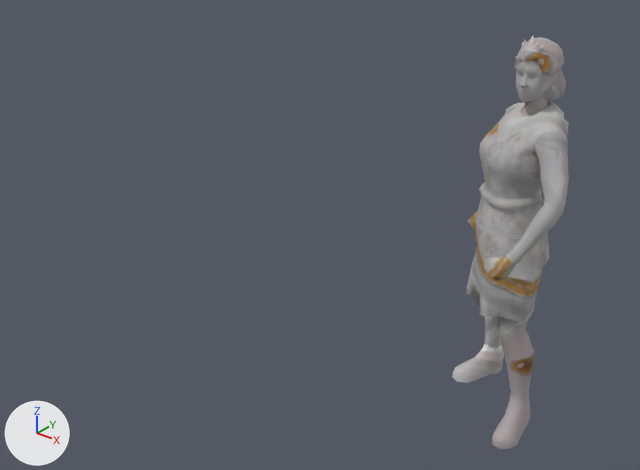
The glTF model public/assets/unit-models/83-atalanta.glb: old version first, new version second.
Before and after are seen from a camera (50 mm lens) standing at (1.86, -4.01, 3.18) and looking at (-0.72, -0.79, 1.19). Every picture has the same lights, and +X, +Y and +Z are marked at lower left. The picture after the commit comes second. Vertices at exactly the same position are counted once.
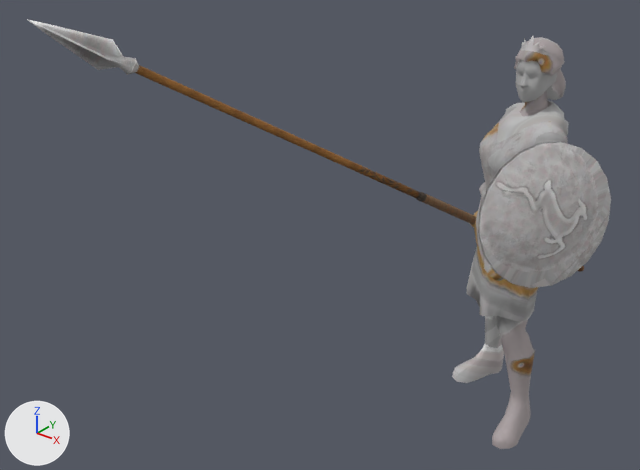
Changed parts and their boxes (x1, y1, x2, y2) in the pictures (640 x 470 px):
'Mesh_0', reshaped (395% wider)
    before: (452, 36, 569, 449)
    after: (28, 20, 611, 449)
part 1 of me_mesh_0, added
    after: (478, 142, 611, 288)
part 2 of me_mesh_0, added
    after: (28, 20, 584, 272)

The change, as a diff of the scene's bpy script:
```diff
--- a/public/assets/unit-models/83-atalanta.glb.py
+++ b/public/assets/unit-models/83-atalanta.glb.py
@@ img_image_1 @@
+img_image_1 = load_image('Image_1', '_unpacked/Image_1', 512, 512, 'sRGB')
@@ img_image_2 @@
+img_image_2 = load_image('Image_2', '_unpacked/Image_2', 512, 512, 'sRGB')
@@ mat_material_1 @@
+mat_material_1 = principled_material('Material_1')
+mat_material_1.texture = img_image_1
+mat_material_1.metallic = 0.05
+mat_material_1.roughness = 0.85
@@ mat_material_2 @@
+mat_material_2 = principled_material('Material_2')
+mat_material_2.texture = img_image_2
+mat_material_2.metallic = 0.05
+mat_material_2.roughness = 0.85
@@ me_mesh_0 @@
 # used by ob_mesh_0; location = (0.0, 0.0, 0.0)
-me_mesh_0.from_pydata(...)  # 999 vertices, 1994 faces; spans x -0.37..0.3, y -0.45..0.34, z -0.02..2.19
+me_mesh_0.from_pydata(...)  # 1149 vertices, 2286 faces; spans x -1.26..0.47, y -1.97..0.91, z -0.02..2.42
+# me_mesh_0 part 1: a new loose piece of 82 vertices spanning x 0.05..0.47, y -0.56..0.07, z 1.01..1.74, in mat_material_2 (picture img_image_2)
+# me_mesh_0 part 2: a new loose piece of 68 vertices spanning x -1.26..0.07, y -1.97..0.91, z 0.52..2.42, in mat_material_1 (picture img_image_1)
 me_mesh_0.materials.append(mat_material_0)
+me_mesh_0.materials.append(mat_material_1)  # picture img_image_1
+me_mesh_0.materials.append(mat_material_2)  # picture img_image_2
```
